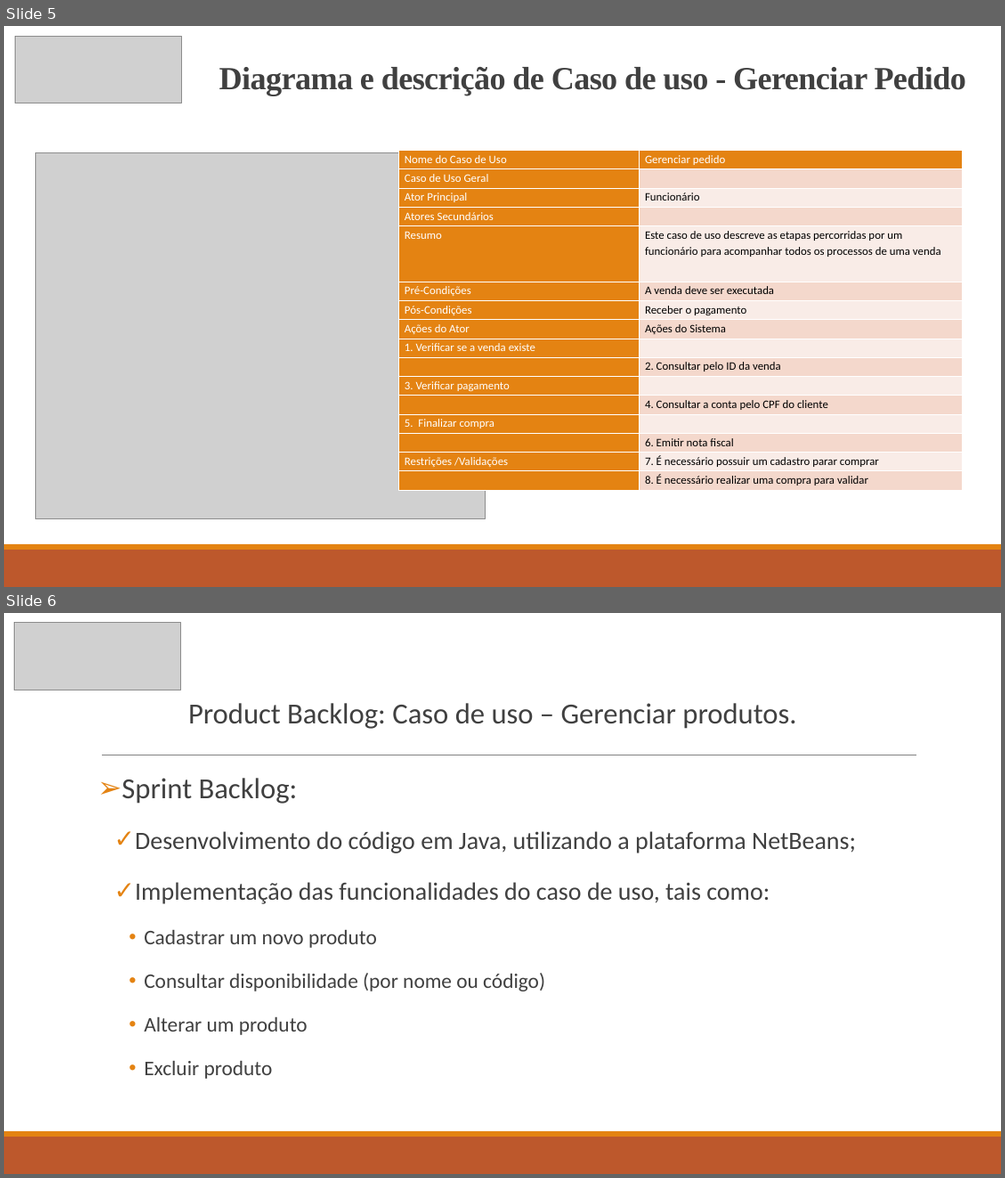
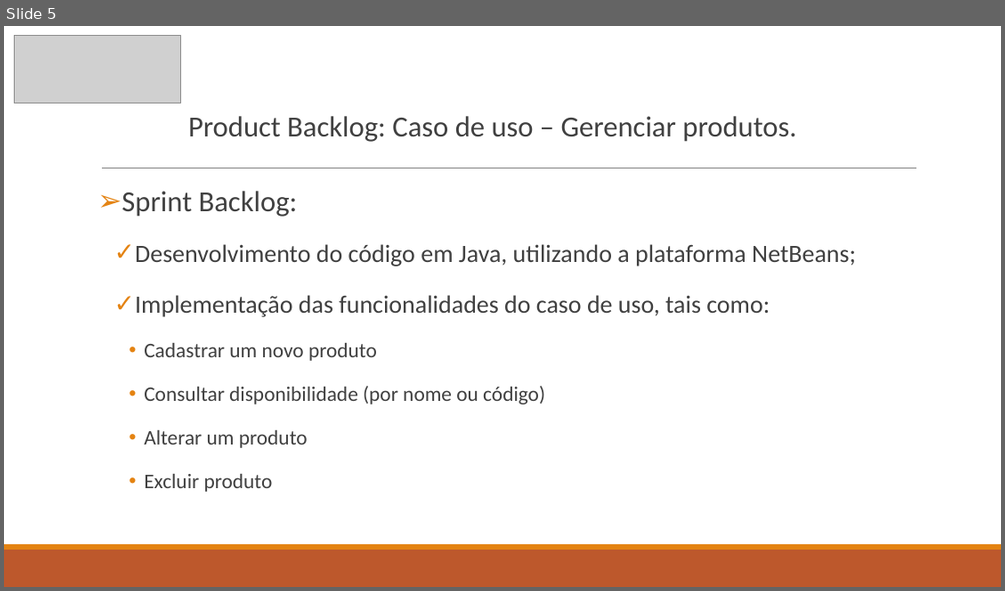
Before and after one commit to Software-gerenciamento/Slides, a slide deck: Apresentação - Sprint 2(1).pptx. Shown one above the other, each under a label of ours: slides 5 and 6 before the commit, slide 5 after it. The pictures are 1005x1178 and 1005x591 pixels, drawn with LibreOffice and Linux fonts; fonts in the diff are those of the drawing; grey boxes stand for pictures. Boxes give left, top, right and bottom in pixels: in the first picture for what was removed or moved away, otherwise in the second. Text is boxed around its words. In the diff, an @@ line names an element or a change of style, - is before the commit and + after.

```diff
--- a/Apresentação - Sprint 2(1).pptx
+++ b/Apresentação - Sprint 2(1).pptx
@@ slide 5 removed at [4, 26, 1001, 587], background #FFFFFF; not listed: 2 template elements that a slide beside it also shows @@
@@ picture removed at [15, 37, 181, 103] @@
@@ title removed at [219, 67, 966, 95] @@
-Diagrama e descrição de Caso de uso - Gerenciar Pedido
@@ picture removed at [35, 152, 485, 519] @@
@@ table removed at [399, 150, 963, 491], 16 rows, 2 columns @@
-Nome do Caso de Uso | Gerenciar pedido
-Caso de Uso Geral | 
-Ator Principal | Funcionário
-Atores Secundários | 
-Resumo | Este caso de uso descreve as etapas percorridas por um funcionário para acompanhar todos os processos de uma venda
-Pré-Condições | A venda deve ser executada
-Pós-Condições | Receber o pagamento
-Ações do Ator | Ações do Sistema
-1. Verificar se a venda existe | 
- | 2. Consultar pelo ID da venda
-3. Verificar pagamento | 
- | 4. Consultar a conta pelo CPF do cliente
-5. Finalizar compra | 
- | 6. Emitir nota fiscal
-Restrições /Validações | 7. É necessário possuir um cadastro parar comprar
- | 8. É necessário realizar uma compra para validar
@@ picture removed at [86, 160, 944, 189] @@
@@ what was slide 6 is now slide 5 @@
```
Also in this commit, not shown: 2 slides changed, 1 slide added.
